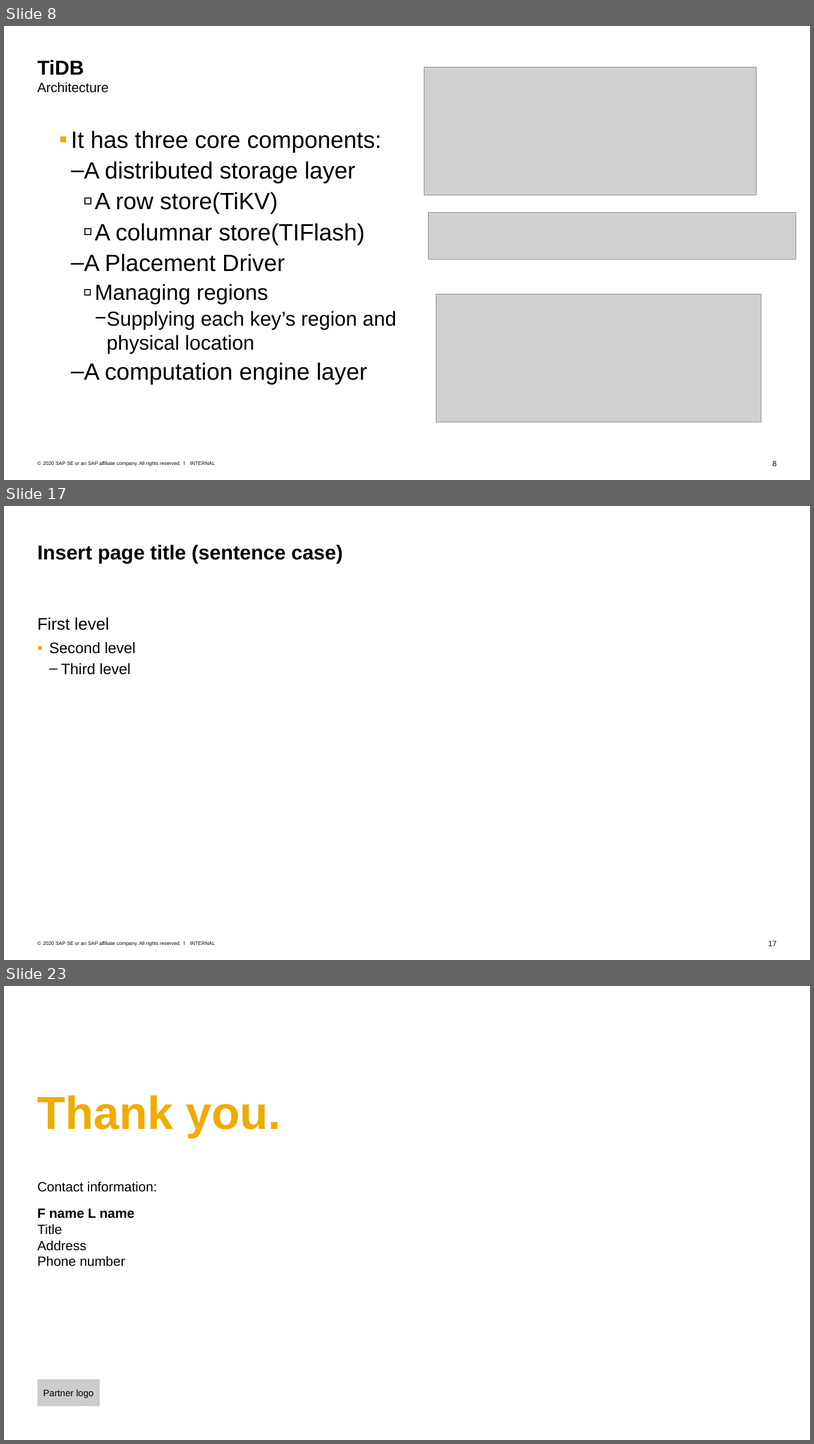
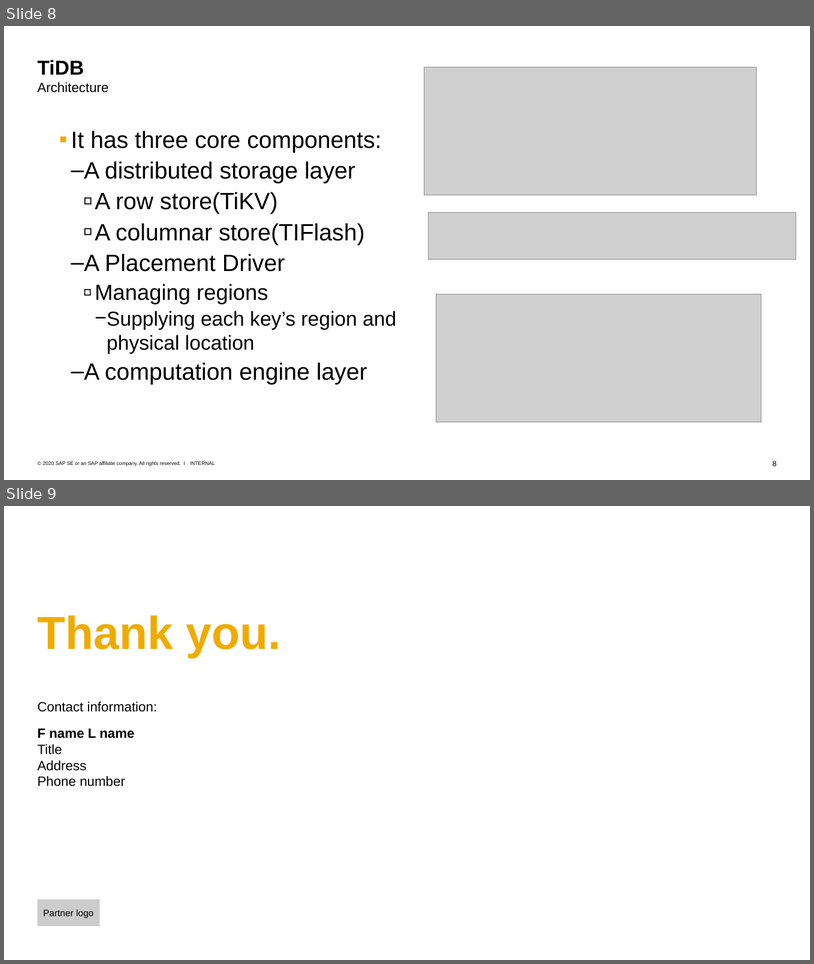
Before and after one commit to Voidkai/Survey_on_NoSQL, a slide deck: NoSQL/The Survey On CockroachDB.pptx. Shown one above the other, each under a label of ours: slides 8, 17 and 23 before the commit, slides 8 and 9 after it; the slides between them are not shown. The pictures are 814x1444 and 814x964 pixels, drawn with LibreOffice and Linux fonts; fonts in the diff are those of the drawing; grey boxes stand for pictures; background and template pictures are left out. Boxes give left, top, right and bottom in pixels: in the first picture for what was removed or moved away, otherwise in the second. Text is boxed around its words. In the diff, an @@ line names an element or a change of style, - is before the commit and + after.

```diff
--- a/NoSQL/The Survey On CockroachDB.pptx
+++ b/NoSQL/The Survey On CockroachDB.pptx
@@ slide 17 removed at box(4, 506, 810, 960), background #FFFFFF; not listed: 3 template elements that a slide beside it also shows @@
@@ title removed at box(38, 544, 343, 564) @@
-Insert page title (sentence case)
@@ text removed at box(38, 617, 136, 675) @@
-First level
-  ▪ Second level
-    – Third level
@@ what was slide 23 is now slide 9 @@
```
Also in this commit, not shown: 14 other slides removed, 1 other file.
